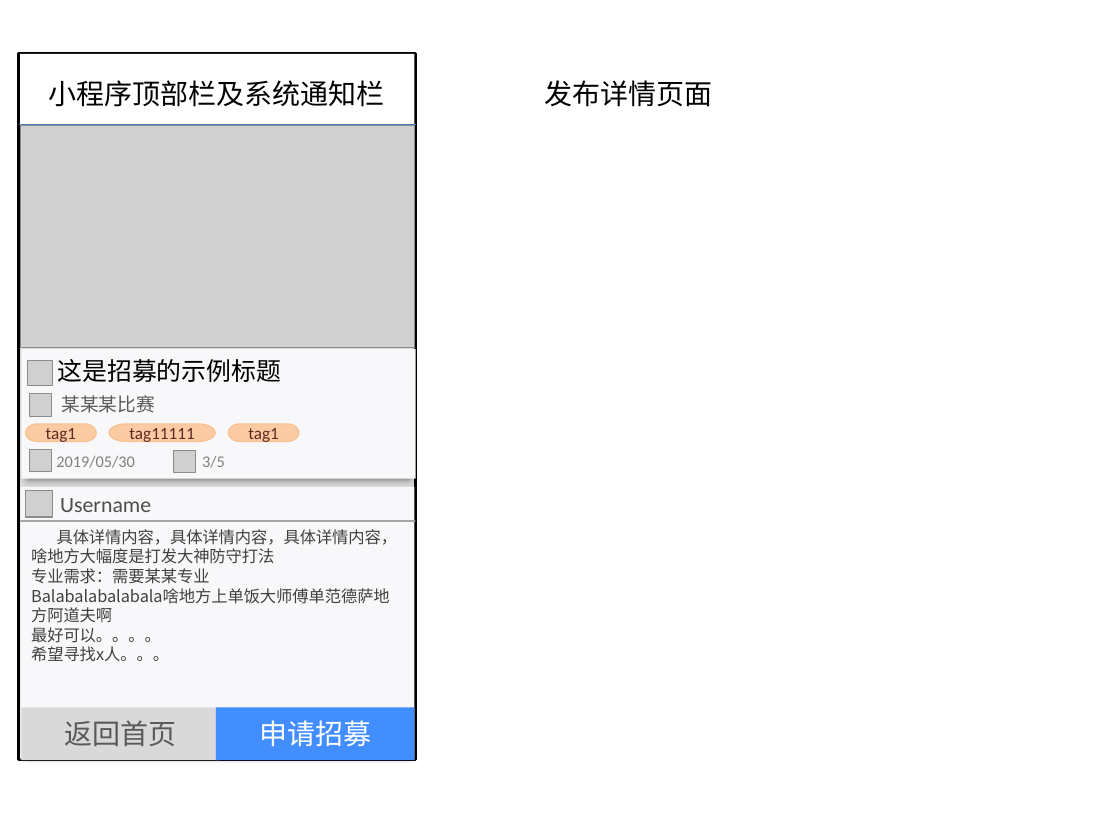
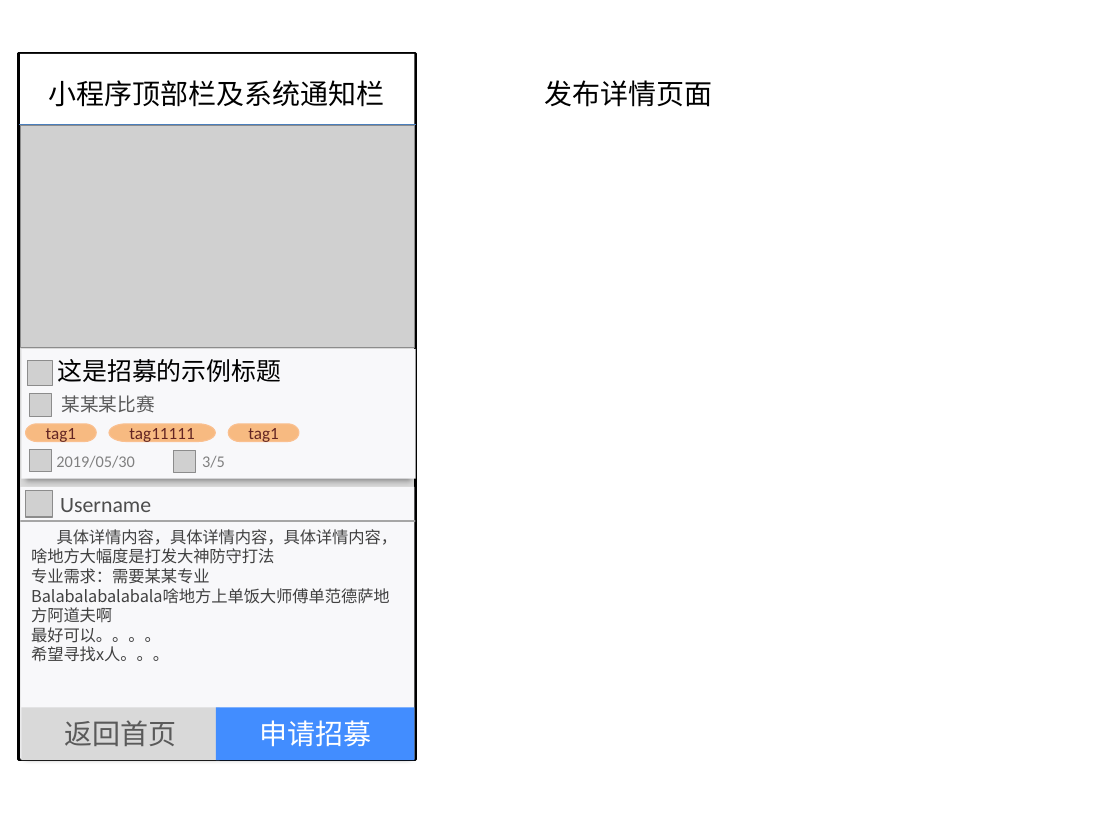
Before and after one commit to kirito12138/GroupWork, a slide deck: slide 2 of docs/Beta阶段前端设计稿.pptx. Drawn at 1120x840 pixels with LibreOffice and Linux fonts; fonts in the diff are those of the drawing; grey boxes stand for pictures. Boxes give left, top, right and bottom in pixels: in the first picture for what was removed or moved away, otherwise in the second. Text is boxed around its words. In the diff, an @@ line names an element or a change of style, - is before the commit and + after.

```diff
--- a/docs/Beta阶段前端设计稿.pptx
+++ b/docs/Beta阶段前端设计稿.pptx
@@ fill #FBCBA3 to #F7BA81 in 3 elements at (x1=26, y1=423, x2=96, y2=441), (x1=109, y1=423, x2=215, y2=441), (x1=228, y1=423, x2=299, y2=441) @@
```
Also in this commit, not shown: 2 other slides changed, 1 slide added.
